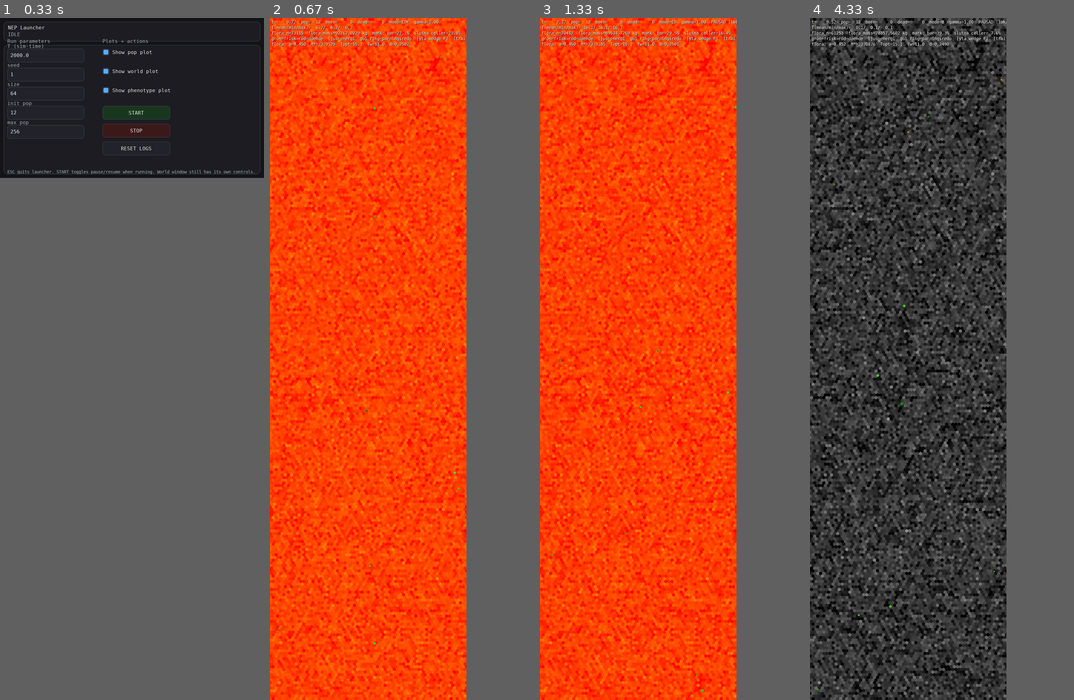
Above: before the commit, frames 1-4 (left to right).
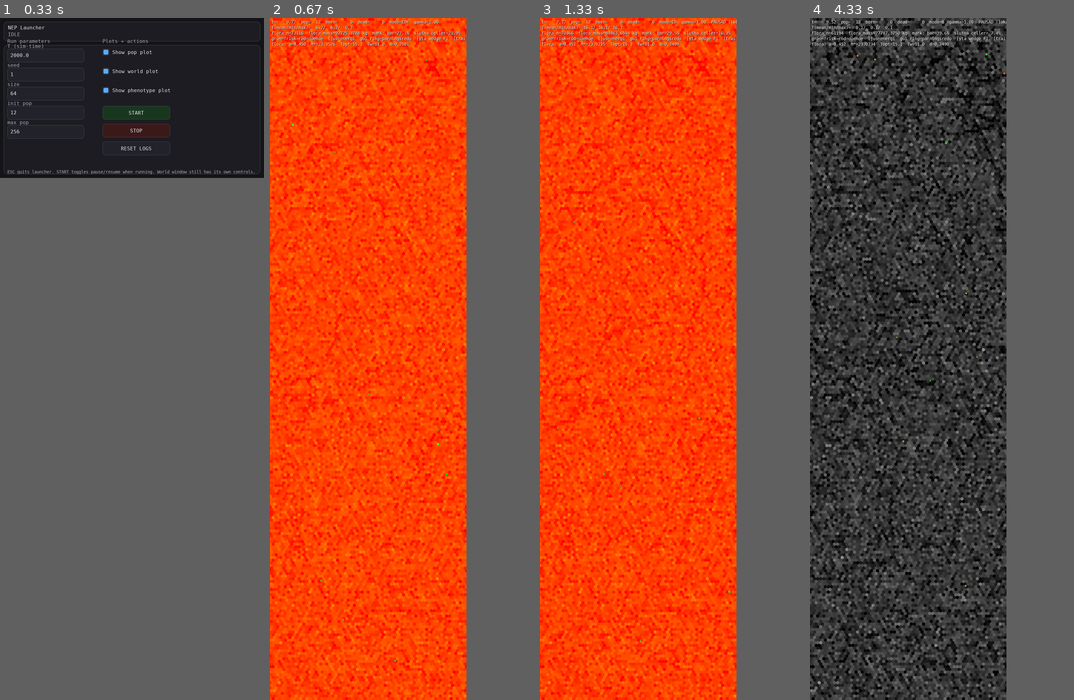
Above: after the commit, the same moments.

Repository: JoakimStorck/nep-process
Game: pygame game, started from nep_gui_launcher.py
Two runs of this game, one before a commit and one after it. Both use one fixed random seed, a clock stepped at 60 frames per second and the inputs below.
Inputs:
- Up to frame 1 (0.33 s): no input
- Up to frame 2 (0.67 s): click "START" at 0.38 s
- Up to frame 3 (1.33 s): tap Space at 0.67 s; tap 1 at 1 s
- Up to frame 4 (4.33 s): tap 4 at 1.33 s; tap 2 at 1.67 s

Frame 1 is identical in both runs. In frame 2, 0.8% of the frame differs, in the area x 0-75%, y 1-99%; in frame 3, 4.5%; in frame 4, 16%, in the area x 0-75%, y 0-100%.

Commit message:
Den långsamma poolen blir långsam
M_fast och M_slow fanns men uttaget fördelades efter poolernas storlek och inte
efter takt — en pool med två namn, och organismen saknade fysiologins
mellansteg mellan glykogenets tick och strukturens sista utväg.

Nu töms M_fast först, och M_slow får bara lämna ifrån sig
slow_mobil_frac · dt av sitt innehåll per steg. 0,25 per månad betyder att
fettet räcker ungefär fyra månader vid full mobilisering — en vinter. Talet är
valt ur den tidsskala poolen ska täcka, inte trimmat.

Räcker inte taket returneras mindre än begärt, och anroparen ser ett
kvarstående underskott. Det är riktigt: ett djur med fett kvar kan ändå svälta
om det inte hinner mobilisera det.

_take_reserve_mass och take_energy får en dt-parameter. Utan den blir taket
beroende av hur ofta metoderna råkar anropas i stället för av tid — samma klass
av fel som k_age1, en takt som inte är skalfri mot tidsenheten.

Diff:
--- a/agent.py
+++ b/agent.py
@@ -472,6 +472,22 @@
     # Någon `flee_score_sat` finns inte. Flyktstyrkans mättnad *är*
     # `attack_score_min`: den punkt där motparten kan anfalla. Se
     # `styrning.styrka_flykt`.
+    # Den långsamma reservpoolens mobiliseringstak, som andel av `M_slow` per
+    # månad.
+    #
+    # `M_fast` och `M_slow` fanns men uttaget fördelades efter poolernas
+    # *storlek* och inte efter takt, med fast insättning 85/15. De töms i takt
+    # och håller alltid samma proportion — en pool med två namn. Organismen
+    # saknade därmed fysiologins mellansteg: glykogen på timmar, fett på
+    # veckor, protein sist. Modellen hade det första och det tredje, så svälten
+    # var abrupt.
+    #
+    # 0,25 per månad betyder att fettet räcker ungefär fyra månader vid full
+    # mobilisering — en vinter. Talet är valt ur den tidsskala poolen ska
+    # täcka, inte trimmat: `M_fast` täcker tick, `M_slow` ska täcka säsong, och
+    # strukturen är sista utvägen.
+    slow_mobil_frac: float = 0.25
+
     flee_score_min: float = 0.12
 
     # Andel av underhållet som måste betalas ur egen vävnad för att djuret ska
@@ -726,12 +742,17 @@
         if n > 0.0:
             self.out_nutrient_kg += n
 
-    def _take_reserve_mass(self, kg: float) -> float:
-        """
-        Ta reservmassa proportionellt ur båda poolerna. Returnerar uttaget.
+    def _take_reserve_mass(self, kg: float, dt: float = 1.0) -> float:
+        """
+        Ta reservmassa: snabbt först, långsamt med tak. Returnerar uttaget.
 
         Ingen näringsbokföring här — anroparen avgör om massan brändes,
         byggdes in i vävnad eller överfördes till en avkomma.
+
+        `dt` styr hur mycket av den långsamma poolen som får mobiliseras. Utan
+        det blir taket beroende av hur ofta metoden råkar anropas i stället för
+        av tid, vilket är samma klass av fel som `k_age1` — en takt som inte är
+        skalfri mot tidsenheten.
         """
         want = float(kg)
         if want <= 0.0:
@@ -740,10 +761,28 @@
         if Mr <= 1e-15:
             return 0.0
         take = want if want < Mr else Mr
-        d_fast = take * (float(self.M_fast) / Mr)
-        self.M_fast = max(0.0, float(self.M_fast) - d_fast)
-        self.M_slow = max(0.0, float(self.M_slow) - (take - d_fast))
-        return float(take)
+
+        # Snabbt först, långsamt sedan — och det långsamma med tak.
+        #
+        # Uttaget fördelades tidigare i proportion till poolernas storlek, vilket
+        # gjorde dem till en pool med två namn. Nu töms `M_fast` innan `M_slow`
+        # rörs, och `M_slow` får bara lämna ifrån sig `slow_mobil_frac · dt` av
+        # sitt eget innehåll per steg. Det ger fettets tidsskala: veckor, mellan
+        # glykogenets tick och strukturens sista utväg.
+        #
+        # Räcker inte taket returneras mindre än begärt. Anroparen ser det som
+        # ett kvarstående underskott, och det är riktigt: ett djur med fett kvar
+        # kan ändå svälta om det inte hinner mobilisera det.
+        d_fast = min(take, float(self.M_fast))
+        self.M_fast = float(self.M_fast) - d_fast
+        rest = take - d_fast
+        if rest > 0.0 and self.M_slow > 0.0:
+            tak = float(self.M_slow) * float(self.AP.slow_mobil_frac) * float(dt)
+            d_slow = min(rest, tak)
+            self.M_slow = max(0.0, float(self.M_slow) - d_slow)
+        else:
+            d_slow = 0.0
+        return float(d_fast + d_slow)
 
     def _catabolize(self, dM_cat: float, structure: float) -> float:
         """
@@ -919,13 +958,14 @@
         self.M_fast = float(self.M_fast) * f
         self.M_slow = float(self.M_slow) * f
 
-    def take_energy(self, amount: float, *, burn: bool = True) -> float:
+    def take_energy(self, amount: float, *, burn: bool = True,
+                    dt: float = 1.0) -> float:
         """
         Ta ut energi ur reserven. Returnerar faktiskt uttag i joule.
 
-        Uttaget fördelas proportionellt mot poolernas massa. Skillnaden mellan
-        snabb och långsam ligger tills vidare bara i insättningskvoten; att
-        göra den till en åtkomsttakt är en egen ändring.
+        Uttaget tar `M_fast` först och `M_slow` med tak — se
+        `_take_reserve_mass`. Det ger fettets tidsskala mellan glykogenets tick
+        och strukturens sista utväg.
 
         `burn=True` betyder att massan oxideras och att dess näring utsöndras.
         `burn=False` används när massan i stället överförs någon annanstans —
@@ -936,7 +976,7 @@
             return 0.0
 
         e_lab = float(self.AP.E_labile_J_per_kg)
-        take_kg = self._take_reserve_mass(amt / e_lab)
+        take_kg = self._take_reserve_mass(amt / e_lab, dt)
         if take_kg <= 0.0:
             return 0.0
 
@@ -1317,10 +1357,10 @@
 
                     build_kg = min(dM_want, have_kg / kg_per_kg)
                     if build_kg > 0.0:
-                        out_gest_build = float(self.take_energy(build_kg * _gest_build_E_kg))
+                        out_gest_build = float(self.take_energy(build_kg * _gest_build_E_kg, dt=dt))
                         # Fostret är ännu odifferentierad, labil vävnad; dess
                         # struktur läggs på först vid födseln.
-                        dM_gest = self._take_reserve_mass(build_kg)
+                        dM_gest = self._take_reserve_mass(build_kg, dt)
                         E_material += dM_gest * _E_labile
                         if dM_gest > 0.0:
                             self.gest_M = M_cur + dM_gest
@@ -1362,7 +1402,7 @@
             + out_gest_overhead
         )
 
-        paid = float(self.take_energy(E_out_drain))
+        paid = float(self.take_energy(E_out_drain, dt=dt))
         deficit = max(0.0, E_out_drain - paid)
         E_paid_drain = paid
         self._svalt_andel = styrning.styrka_svalt(deficit, E_out_drain)
@@ -1404,7 +1444,7 @@
                 dD_cat = _k_cat_dmg * dM_cat / max(float(self.M), 1e-9)
                 self.D = clamp(float(self.D) + dD_cat, 0.0, _D_max)
 
-            paid2      = float(self.take_energy(deficit))
+            paid2      = float(self.take_energy(deficit, dt=dt))
             deficit    = max(0.0, deficit - paid2)
             E_paid_drain += paid2
 
@@ -1446,8 +1486,8 @@
                 dM_want = min(dM_want, self.M_reserve() / _kg_per_kg_growth)
 
                 if dM_want > 0.0:
-                    out_growth = float(self.take_energy(dM_want * _growth_build_E_kg))
-                    mat = self._take_reserve_mass(dM_want)
+                    out_growth = float(self.take_energy(dM_want * _growth_build_E_kg, dt=dt))
+                    mat = self._take_reserve_mass(dM_want, dt)
                     if mat > 0.0:
                         self.M = float(self.M) + mat
                         dM_growth = mat
